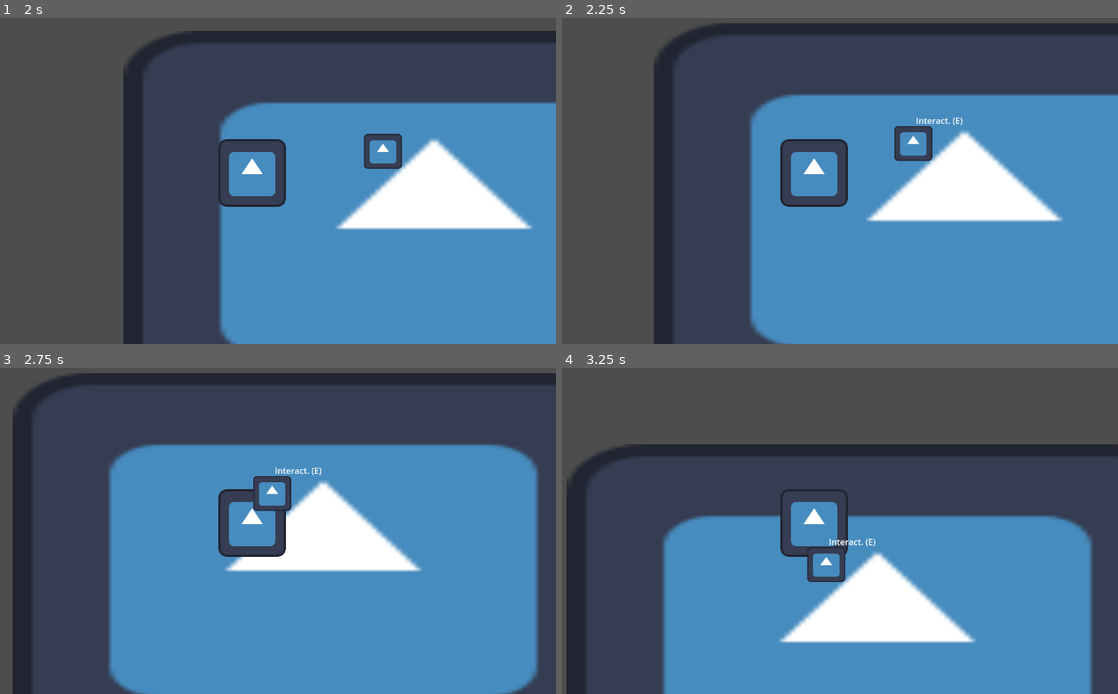
Above: before the commit, frames 1-4 (two rows, left to right).
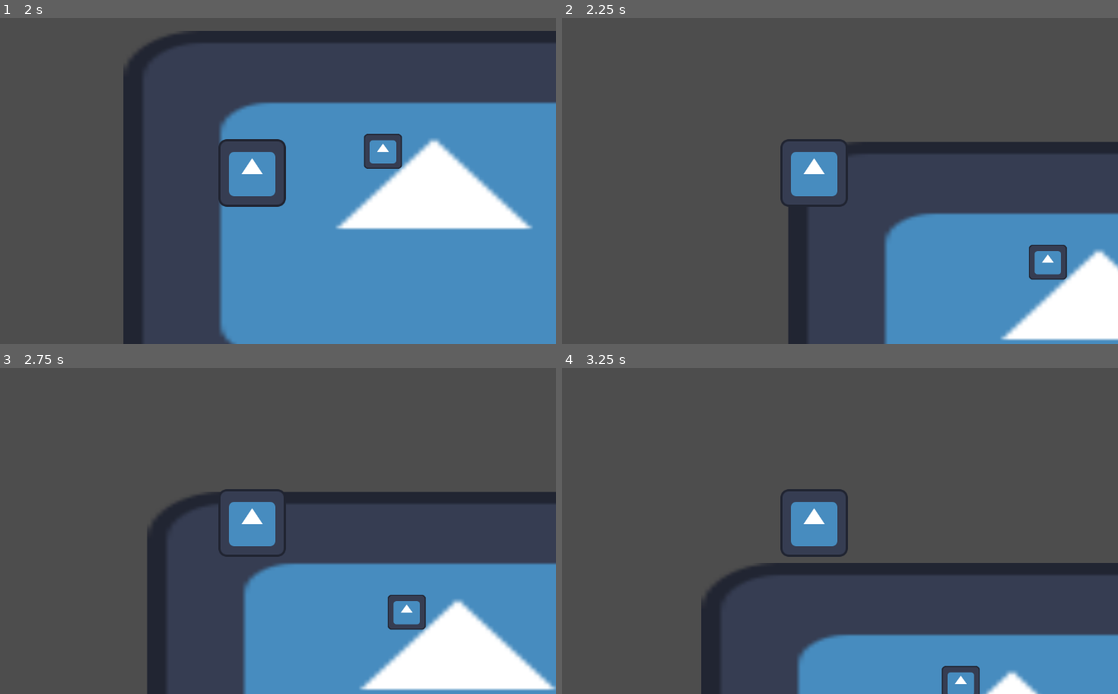
Above: after the commit, the same moments.

Repository: LitaDev-nsfw/gmtk25
Game: Godot game, scene res://scenes/game.tscn
Same seed, same stepped clock (60 frames per second), same inputs: the game is played once before the commit and once after it. Before the commit the project starts from res://scenes/level.tscn. The engine's default icon, where the game draws it, is replaced by a stand-in: a white triangle on a blue panel in a dark square.
Inputs:
- Up to frame 1 (2 s): tap Enter at 0.5 s; hold Right (ui_right) 0.53-1.28 s; hold E (interact) 0.53-1.28 s; hold Down (ui_down) from 1.28 s (still down); tap E (interact) at 1.35 s
- Up to frame 2 (2.25 s): release Down (ui_down) at 2.03 s; hold Right (ui_right) from 2.03 s (still down); hold E (interact) from 2.03 s (still down)
- Up to frame 3 (2.75 s): keep holding Right (ui_right); keep holding E (interact)
- Up to frame 4 (3.25 s): release Right (ui_right) at 2.78 s; release E (interact) at 2.78 s; hold Up (ui_up) from 2.78 s (still down); tap E (interact) at 2.85 s

Frame 1 is identical in both runs. In frame 2, 43% of the frame differs, in the area x 16-100%, y 1-100%; in frame 3, 51%, in the area x 2-100%, y 1-100%; in frame 4, 41%.

Commit message:
level change logic

Diff:
--- a/gmtk25/player.gd
+++ b/gmtk25/player.gd
@@ -1,7 +1,7 @@
 extends CharacterBody2D
 
 const SPEED = 300.0
-
+signal change_level
 func _physics_process(delta: float) -> void:
 	var direction := Input.get_axis("ui_left", "ui_right")
 	var direction_y := Input.get_axis("ui_up", "ui_down")
@@ -24,3 +24,7 @@
 
 func _on_area_2d_area_entered(area: Area2D) -> void:
 	print("AWOOOGOA")
+	change_level.emit()
+
+func reset_pos() -> void:
+	position = Vector2(0,0)
--- /dev/null
+++ b/gmtk25/scenes/game.tscn
@@ -0,0 +1,15 @@
+[gd_scene load_steps=4 format=3 uid="uid://cxm1ciglp7qh0"]
+
+[ext_resource type="Script" uid="uid://2brnat7foo8u" path="res://scripts/game.gd" id="1_lbhrr"]
+[ext_resource type="PackedScene" uid="uid://do7a5j4m5dryv" path="res://scenes/level_1.tscn" id="2_lnu2h"]
+[ext_resource type="PackedScene" uid="uid://hbhc16eqvpv2" path="res://scenes/player.tscn" id="3_p57ef"]
+
+[node name="Game" type="Node2D"]
+script = ExtResource("1_lbhrr")
+
+[node name="Player" parent="." instance=ExtResource("3_p57ef")]
+top_level = true
+
+[node name="Level1" parent="." instance=ExtResource("2_lnu2h")]
+
+[connection signal="change_level" from="Player" to="." method="_on_player_change_level"]
--- a/gmtk25/scenes/level.tscn
+++ /dev/null
@@ -1,26 +0,0 @@
-[gd_scene load_steps=5 format=3 uid="uid://cxm1ciglp7qh0"]
-
-[ext_resource type="Texture2D" uid="uid://uaifruwo5cx0" path="res://icon.svg" id="1_2q6dc"]
-[ext_resource type="Script" uid="uid://2brnat7foo8u" path="res://scripts/level.gd" id="1_w7c3h"]
-[ext_resource type="PackedScene" uid="uid://hbhc16eqvpv2" path="res://scenes/player.tscn" id="3_w8frs"]
-[ext_resource type="PackedScene" uid="uid://d3apiw34m0up3" path="res://scenes/collision_component.tscn" id="4_mx8sn"]
-
-[node name="Level" type="Node2D"]
-script = ExtResource("1_w7c3h")
-
-[node name="Sprite2D" type="Sprite2D" parent="."]
-position = Vector2(570, 304)
-scale = Vector2(9.20125, 5.67275)
-texture = ExtResource("1_2q6dc")
-
-[node name="Player" parent="." instance=ExtResource("3_w8frs")]
-
-[node name="Node2D" type="Node2D" parent="."]
-position = Vector2(478, 163)
-
-[node name="CollisionComponent" parent="Node2D" instance=ExtResource("4_mx8sn")]
-
-[node name="Sprite2D" type="Sprite2D" parent="Node2D"]
-position = Vector2(-5, 6)
-scale = Vector2(0.568306, 0.521752)
-texture = ExtResource("1_2q6dc")
--- /dev/null
+++ b/gmtk25/scenes/level_1.tscn
@@ -0,0 +1,21 @@
+[gd_scene load_steps=3 format=3 uid="uid://do7a5j4m5dryv"]
+
+[ext_resource type="Texture2D" uid="uid://uaifruwo5cx0" path="res://icon.svg" id="1_bswci"]
+[ext_resource type="PackedScene" uid="uid://d3apiw34m0up3" path="res://scenes/collision_component.tscn" id="2_rus8k"]
+
+[node name="Level1" type="Node2D"]
+
+[node name="Sprite2D" type="Sprite2D" parent="."]
+position = Vector2(570, 304)
+scale = Vector2(9.20125, 5.67275)
+texture = ExtResource("1_bswci")
+
+[node name="Puzzle" type="Node2D" parent="."]
+position = Vector2(478, 163)
+
+[node name="CollisionComponent" parent="Puzzle" instance=ExtResource("2_rus8k")]
+
+[node name="Sprite2D" type="Sprite2D" parent="Puzzle"]
+position = Vector2(-5, 6)
+scale = Vector2(0.568306, 0.521752)
+texture = ExtResource("1_bswci")
--- /dev/null
+++ b/gmtk25/scripts/game.gd
@@ -0,0 +1,34 @@
+extends Node2D
+
+var level1 : PackedScene = preload("res://scenes/level_1.tscn")
+var level2 : PackedScene = preload("res://scenes/level_1.tscn")
+var level3 : PackedScene = preload("res://scenes/level_1.tscn")
+var level4 : PackedScene = preload("res://scenes/level_1.tscn")
+
+@onready var player: CharacterBody2D = $Player
+func _on_player_change_level() -> void:
+	var current_level = find_level()
+	if current_level:
+		remove_child(current_level)
+		var level_node = null
+		## logic to decide the next level
+		match (current_level.name):
+			"Level1":
+				level_node = level1.instantiate()
+			"Level2":
+				pass
+			"Level3":
+				pass
+			"Level4":
+				pass
+
+		if level_node:
+			call_deferred("add_child", level_node)
+			player.reset_pos()
+
+func find_level() -> Node:
+	var my_level_idx = get_children().find_custom(is_level.bind())
+	return get_children().get(my_level_idx)
+
+func is_level(el: Node) -> bool:
+	return el.name.contains("Level")
--- a/gmtk25/scripts/level.gd
+++ /dev/null
@@ -1,9 +0,0 @@
-extends Node2D
-
-# Called when the node enters the scene tree for the first time.
-func _ready() -> void:
-	pass # Replace with function body.
-
-# Called every frame. 'delta' is the elapsed time since the previous frame.
-func _process(delta: float) -> void:
-	pass
Renamed: gmtk25/scripts/level.gd.uid -> gmtk25/scripts/game.gd.uid
